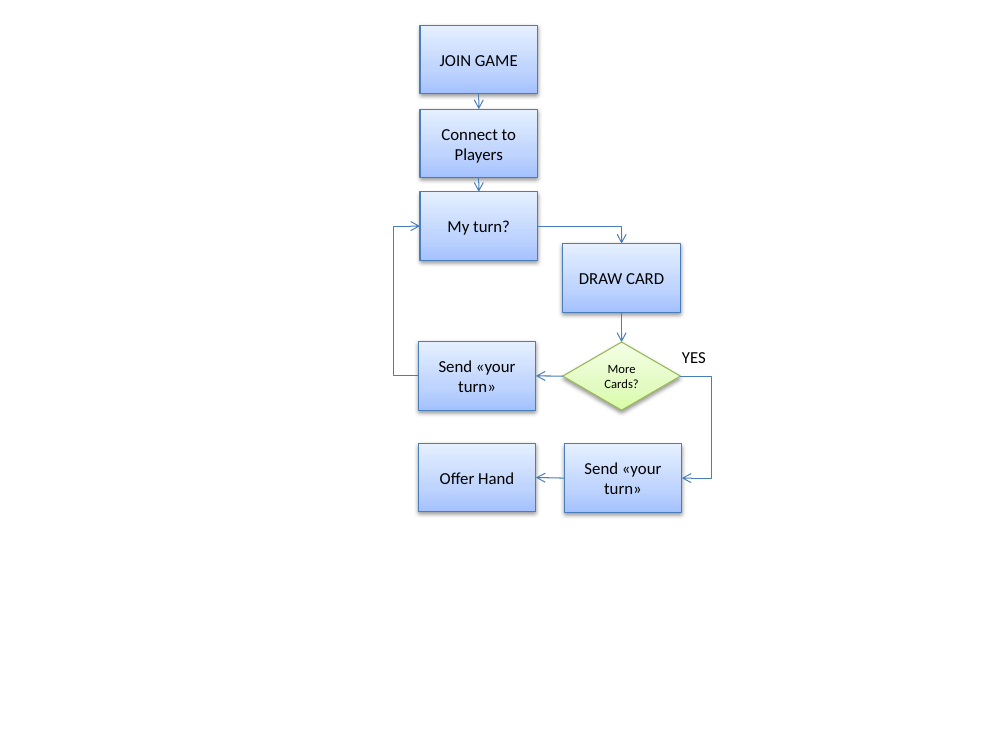
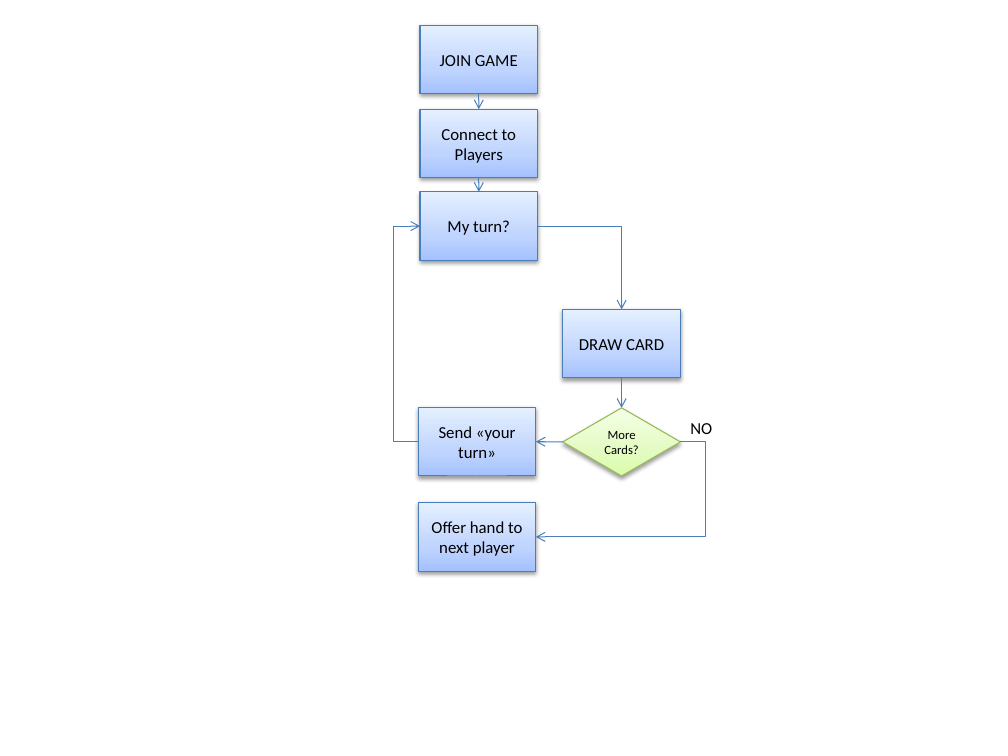
Before and after one commit to Tordensky/OldMaid, a slide deck: slide 1 of Doc/flowChart.pptx. Drawn at 1008x756 pixels with LibreOffice and Linux fonts; fonts in the diff are those of the drawing. Boxes give left, top, right and bottom in pixels: in the first picture for what was removed or moved away, otherwise in the second. Text is boxed around its words. In the diff, an @@ line names an element or a change of style, - is before the commit and + after.

```diff
--- a/Doc/flowChart.pptx
+++ b/Doc/flowChart.pptx
@@ elbow arrow moved from (418, 376) - (420, 226) to (418, 442) - (420, 226) @@
@@ elbow arrow moved from (537, 226) - (622, 244) to (537, 226) - (622, 309) @@
@@ 2 rectangles, 2 arrows, 1 diamond: place and size @@
-2 rectangles, 2 arrows, 1 diamond at <box>418,244,680,410</box>
+2 rectangles, 2 arrows, 1 diamond at <box>418,309,680,477</box>
@@ elbow arrow moved from (680, 376) - (681, 478) to (680, 442) - (536, 537) @@
@@ rectangle removed at <box>564,444,682,512</box> @@
-Send «your turn»
@@ text at <box>690,423,712,434</box>: text changed @@
-YES
+NO
@@ arrow removed from (564, 478) to (536, 478) @@
@@ rectangle "Offer hand to next player": place and size @@
-rectangle "Offer hand to next player" at <box>418,444,536,512</box>
+rectangle "Offer hand to next player" at <box>418,503,536,572</box>
@@ text in rectangle at <box>431,521,522,556</box>: text changed @@
-Offer Hand
+Offer hand to next player
```
Also in this commit, not shown: 2 other files.
